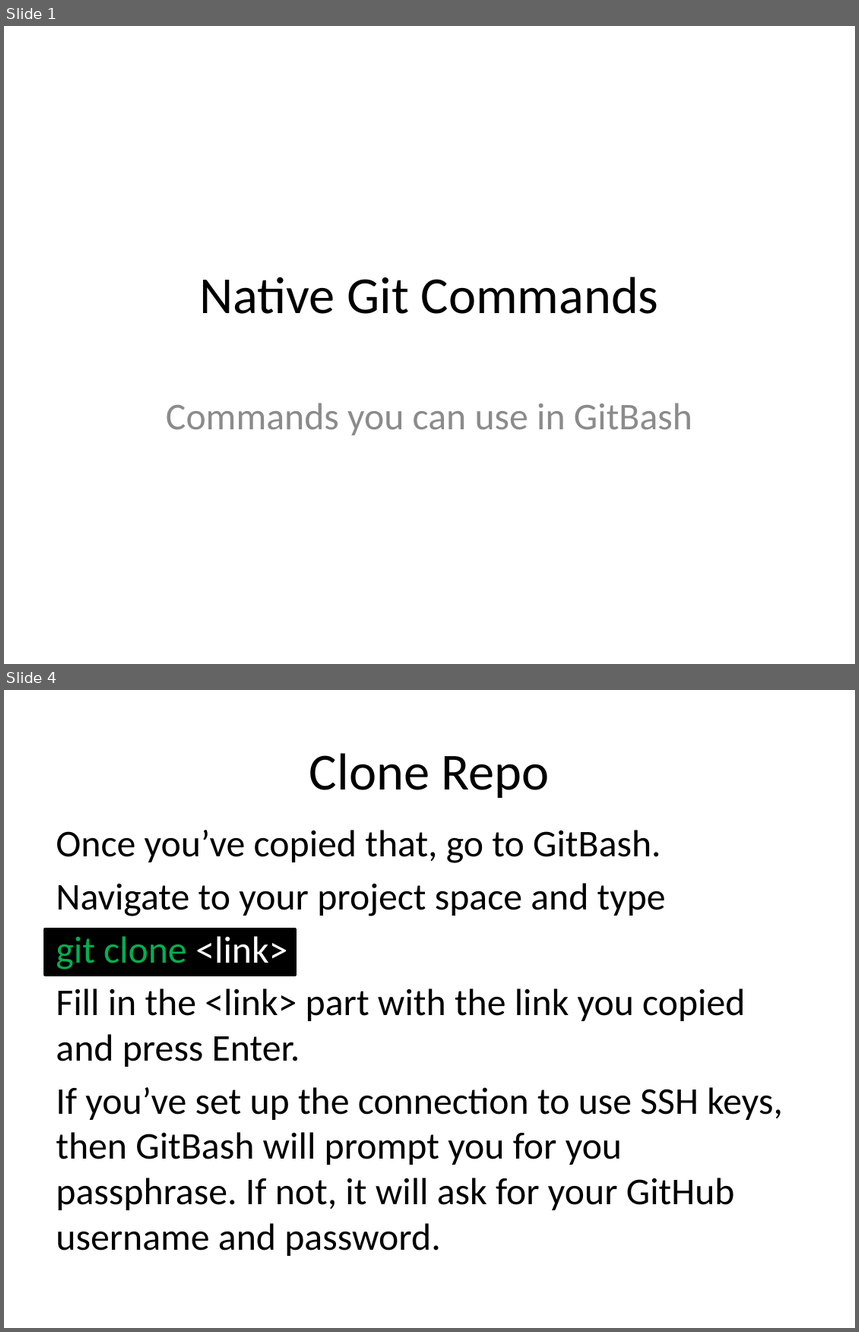
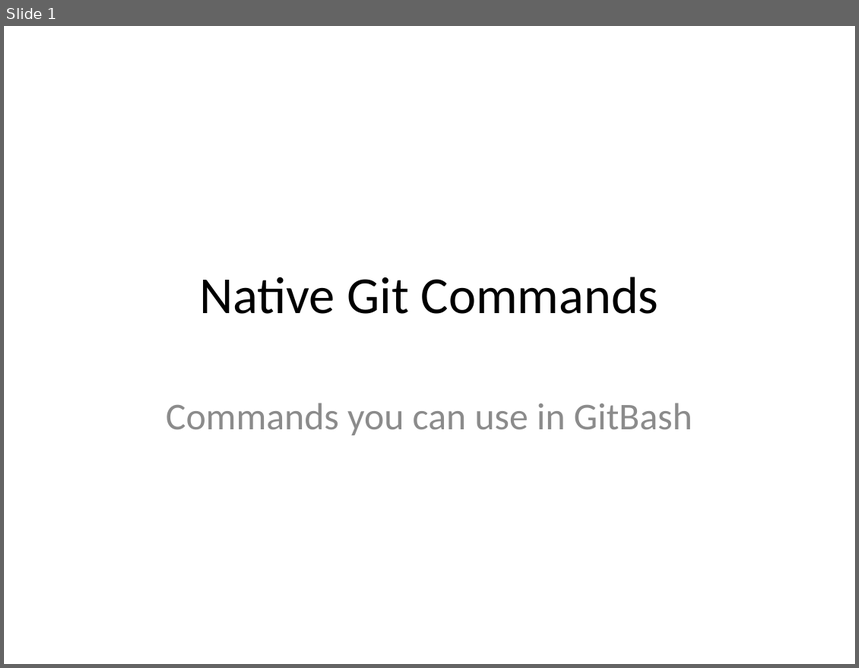
Before and after one commit to JaceTan/programming-notes, a slide deck: Github Commands.pptx. Shown one above the other, each under a label of ours: slides 1 and 4 before the commit, slide 1 after it; the slides between them are not shown. The pictures are 859x1332 and 859x668 pixels, drawn with LibreOffice and Linux fonts; fonts in the diff are those of the drawing. Boxes give left, top, right and bottom in pixels: in the first picture for what was removed or moved away, otherwise in the second. Text is boxed around its words. In the diff, an @@ line names an element or a change of style, - is before the commit and + after.

Commit message:
changed the titles within the ppt files

```diff
--- a/Github Commands.pptx
+++ b/Github Commands.pptx
@@ slide 4 removed at <box>4,690,855,1328</box>, background #FFFFFF @@
@@ title removed at <box>310,753,550,798</box> @@
-Clone Repo
@@ text removed at <box>56,830,783,1256</box> @@
-Once you’ve copied that, go to GitBash.
-Navigate to your project space and type
-git clone <link>
-Fill in the <link> part with the link you copied and press Enter.
-If you’ve set up the connection to use SSH keys, then GitBash will prompt you for you passphrase. If not, it will ask for your GitHub username and password.
@@ rectangle removed at <box>45,929,296,976</box> @@
```
Also in this commit, not shown: 1 slide changed, 4 slides added, 12 other slides removed, 4 other files.
